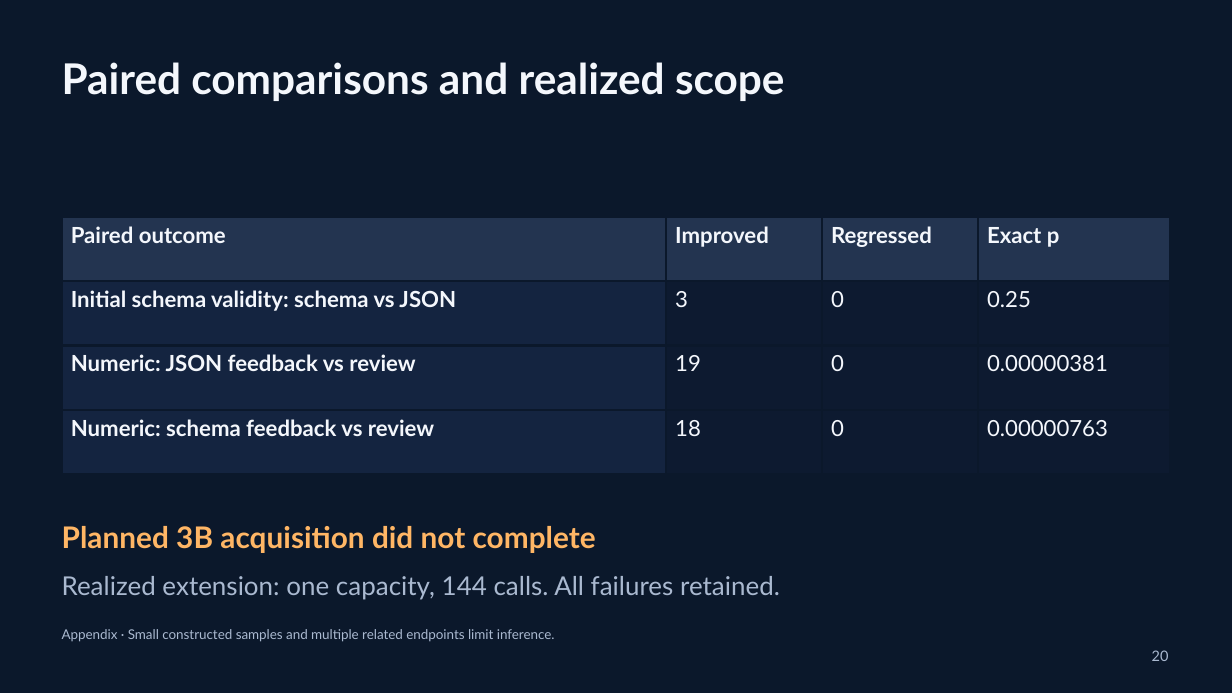
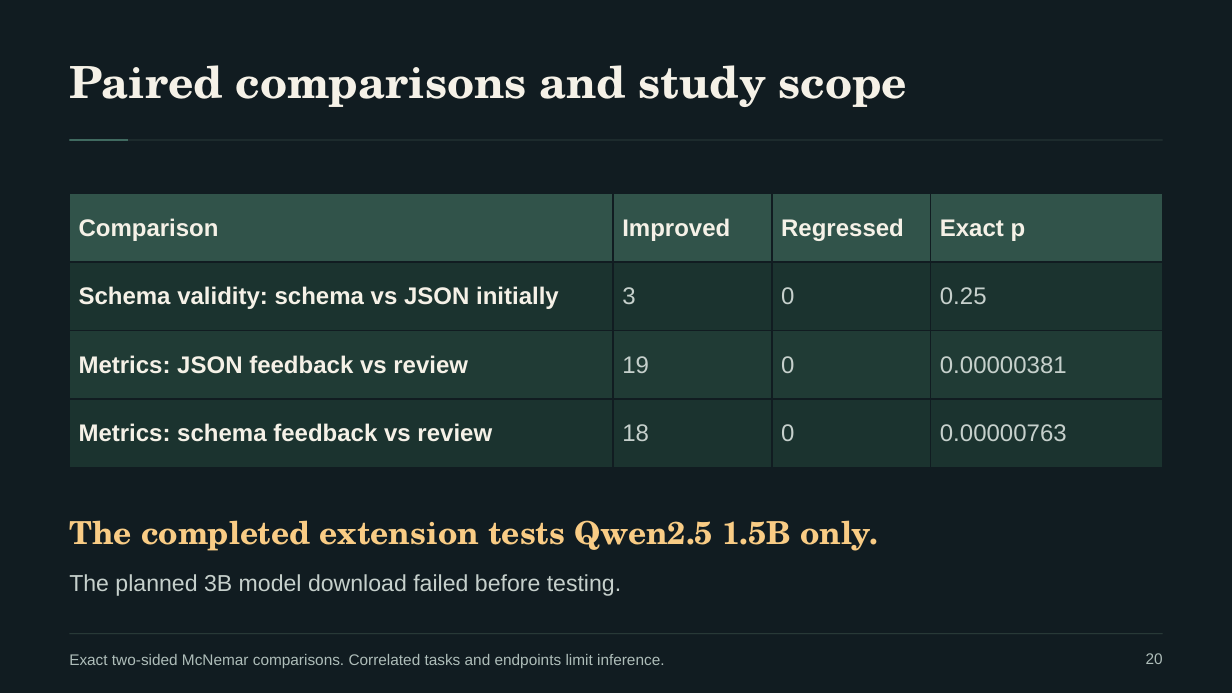
Before and after one commit to naazzarov/trustverify-ai-analysis, a slide deck: slide 20 of presentation/TrustVerify-Dark-Defense.pptx. Drawn at 1232x693 pixels with LibreOffice and Linux fonts; fonts in the diff are those of the drawing. Boxes give left, top, right and bottom in pixels: in the first picture for what was removed or moved away, otherwise in the second. Text is boxed around its words. In the diff, an @@ line names an element or a change of style, - is before the commit and + after.

```diff
--- a/presentation/TrustVerify-Dark-Defense.pptx
+++ b/presentation/TrustVerify-Dark-Defense.pptx
@@ background #0B182B to #111C21 @@
@@ text at [69, 65, 908, 107]: text changed; size 33 to 34.5 pt; font Lato to TeX Gyre Schola; text colour #F4F7FC to #F5F1E7 @@
-Paired comparisons and realized scope
+Paired comparisons and study scope
@@ rectangle added at [69, 140, 1163, 140], fill #354944 @@
@@ rectangle added at [69, 140, 128, 140], fill #81DFC0 @@
@@ table at [69, 193, 1164, 468] @@
-row 1, column 1: Paired outcome
+row 1, column 1: Comparison
-row 2, column 1: Initial schema validity: schema vs JSON
+row 2, column 1: Schema validity: schema vs JSON initially
-row 3, column 1: Numeric: JSON feedback vs review
+row 3, column 1: Metrics: JSON feedback vs review
-row 4, column 1: Numeric: schema feedback vs review
+row 4, column 1: Metrics: schema feedback vs review
@@ fill #233450 to #31534A in row 1 @@
@@ fill #142440 to #1B332F in 2 cells @@
@@ fill #0D1A30 to #1B332F in 6 cells @@
@@ fill #142440 to #203B35 in row 3, column 1 @@
@@ fill #0D1A30 to #203B35 in 3 cells @@
@@ size 17.2 to 18.8 pt, font Lato to Arial in "Improved", "Regressed", "Exact p", "3" and 8 more places @@
@@ text colour #F4F7FC to #F5F1E7 in "Improved", "Regressed", "Exact p" @@
@@ text colour #F4F7FC to #C6D0CC in "3", "0", "0.25", "19" and 5 more places @@
@@ borders changed @@
@@ table: place and size @@
-table at [62, 216, 1171, 474]
+table at [69, 193, 1164, 468]
@@ text removed at [62, 526, 596, 553] @@
-Planned 3B acquisition did not complete
@@ text added at [69, 520, 878, 551], 24.8 pt, text #F9CC85, bold @@
+The completed extension tests Qwen2.5 1.5B only.
@@ text removed at [62, 576, 780, 600] @@
-Realized extension: one capacity, 144 calls. All failures retained.
@@ text added at [69, 574, 621, 596], 18 pt, text #C6D0CC @@
+The planned 3B model download failed before testing.
@@ text at [69, 654, 664, 668]: text changed; size 10.5 to 12 pt; font Lato to Arial; text colour #AAB9D0 to #AEBDB9 @@
-Appendix · Small constructed samples and multiple related endpoints limit inference.
+Exact two-sided McNemar comparisons. Correlated tasks and endpoints limit inference.
@@ rectangle added at [69, 633, 1163, 634], fill #354944 @@
@@ text "20" at [1146, 653, 1163, 664]: size 11.2 to 12 pt, font Lato to Arial, text colour #AAB9D0 to #AEBDB9 @@
```
Also in this commit, not shown: 16 other slides changed, 5 slides added, 5 slides removed, 8 other files.
